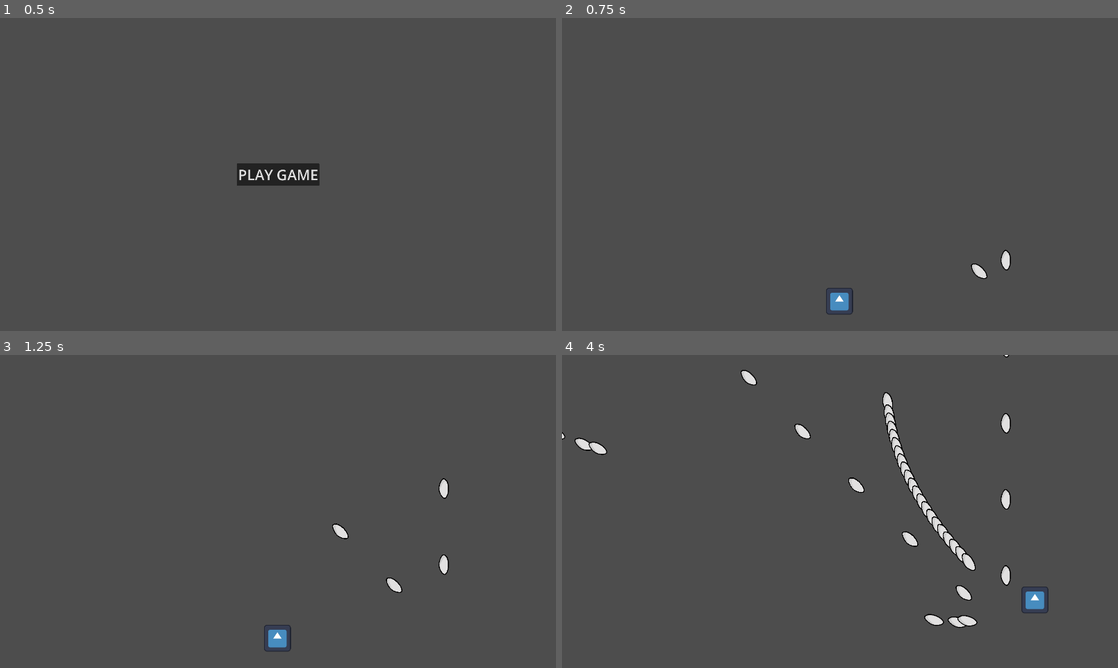
Above: before the commit, frames 1-4 (two rows, left to right).
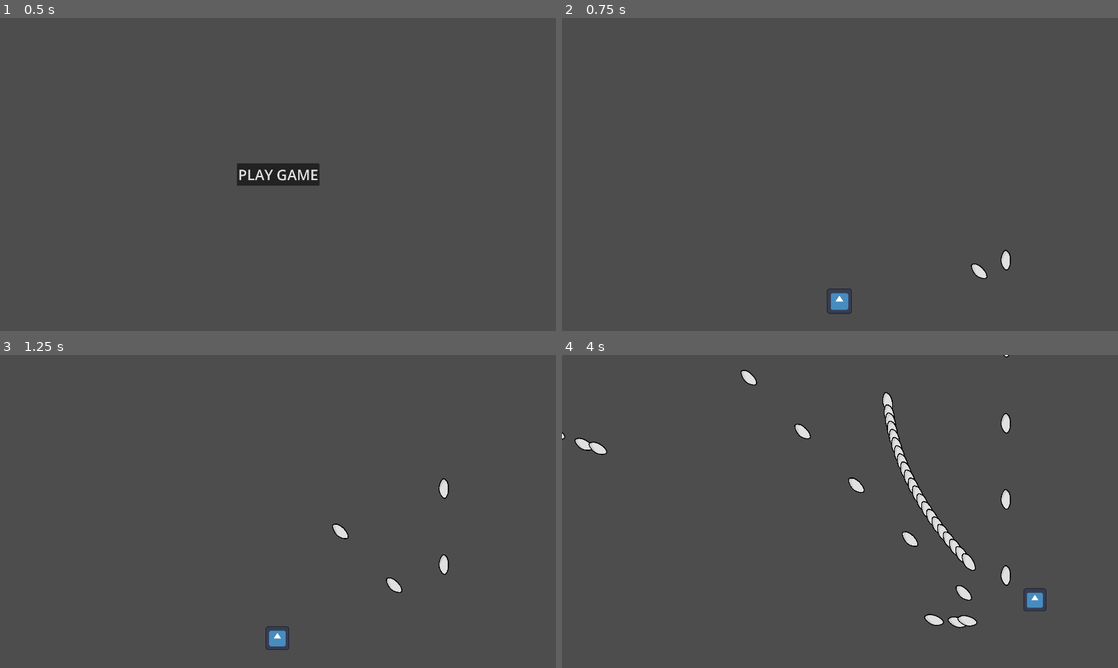
Above: after the commit, the same moments.

Repository: kaito002/bullet-hell-5
Game: Godot game, scene res://scenes/ui/main_menu.tscn
Two runs of this game, one before a commit and one after it. Both use one fixed random seed, a clock stepped at 60 frames per second and the inputs below. The engine's default icon, where the game draws it, is replaced by a stand-in: a white triangle on a blue panel in a dark square.
Inputs (mouse positions are in pixels of both pictures, inside the frame that each line leads up to):
- Up to frame 1 (0.5 s): no input
- Up to frame 2 (0.75 s): click "PLAY GAME" at 0.5 s
- Up to frame 3 (1.25 s): no input
- Up to frame 4 (4 s): move the mouse to (962, 495) at 1.27 s; press the mouse at (962, 495) at 1.28 s; hold D (right) 1.28-2.03 s; move the mouse to (728, 527) at 2.02 s; release the mouse at (728, 527) at 2.03 s; hold S (down) 2.03-2.78 s; click (728, 527) at 2.1 s; move the mouse to (895, 442) at 2.77 s; press the mouse at (895, 442) at 2.78 s; hold D (right) 2.78-3.53 s; move the mouse to (812, 574) at 3.52 s; release the mouse at (812, 574) at 3.53 s; hold W (up) from 3.53 s (still down); click (812, 574) at 3.6 s

Frame 1 is identical in both runs. In frame 2, 0.1% of the frame differs, in the area x 47-53%, y 86-95%; in frame 3, 0.1%; in frame 4, 0.2%, in the area x 82-88%, y 74-83%.

Commit message:
player placeholder idle animation

Diff:
--- a/scenes/player/player.tscn
+++ b/scenes/player/player.tscn
@@ -1,10 +1,48 @@
-[gd_scene load_steps=4 format=3 uid="uid://crlrot03hgdlh"]
+[gd_scene load_steps=7 format=3 uid="uid://crlrot03hgdlh"]
 
 [ext_resource type="Script" path="res://scenes/player/player_movement.gd" id="1_sd1rj"]
 [ext_resource type="Texture2D" uid="uid://bnee1tpifbovy" path="res://assets/icon.svg" id="2_1jxee"]
 
 [sub_resource type="RectangleShape2D" id="RectangleShape2D_655qa"]
 size = Vector2(80, 80)
+
+[sub_resource type="Animation" id="Animation_m8nav"]
+resource_name = "idle"
+loop_mode = 1
+step = 0.5
+tracks/0/type = "value"
+tracks/0/imported = false
+tracks/0/enabled = true
+tracks/0/path = NodePath("Icon:scale")
+tracks/0/interp = 1
+tracks/0/loop_wrap = true
+tracks/0/keys = {
+"times": PackedFloat32Array(0, 0.5, 1),
+"transitions": PackedFloat32Array(1, 1, 1),
+"update": 0,
+"values": [Vector2(0.726562, 0.726562), Vector2(0.6, 0.6), Vector2(0.726562, 0.726562)]
+}
+
+[sub_resource type="Animation" id="Animation_4jft6"]
+length = 0.001
+tracks/0/type = "value"
+tracks/0/imported = false
+tracks/0/enabled = true
+tracks/0/path = NodePath("Icon:scale")
+tracks/0/interp = 1
+tracks/0/loop_wrap = true
+tracks/0/keys = {
+"times": PackedFloat32Array(0),
+"transitions": PackedFloat32Array(1),
+"update": 0,
+"values": [Vector2(0.726562, 0.726562)]
+}
+
+[sub_resource type="AnimationLibrary" id="AnimationLibrary_51vby"]
+_data = {
+"RESET": SubResource("Animation_4jft6"),
+"idle": SubResource("Animation_m8nav")
+}
 
 [node name="player" type="CharacterBody2D"]
 motion_mode = 1
@@ -17,3 +55,9 @@
 
 [node name="CollisionShape2D" type="CollisionShape2D" parent="."]
 shape = SubResource("RectangleShape2D_655qa")
+
+[node name="AnimationPlayer" type="AnimationPlayer" parent="."]
+libraries = {
+"": SubResource("AnimationLibrary_51vby")
+}
+autoplay = "idle"
